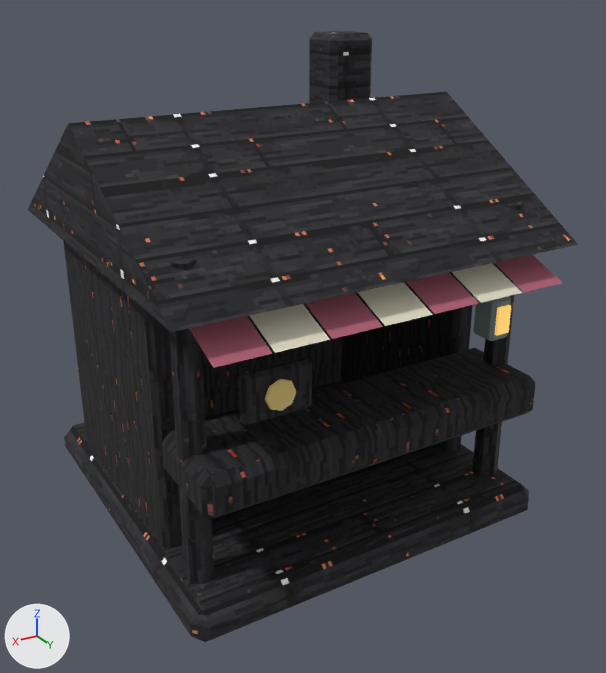
What one commit did to the glTF model ArenaTaticaUnity/Assets/ArenaTatica/Resources/Models/Mapa/vulcao/loja_mascate.glb.
Rendered twice from a 50 mm lens placed at (1.91, 3.38, 2.52), pointed at (-0.02, 0.16, 0.91). The lights are fixed; the arrows at lower left show +X, +Y and +Z. The picture after the commit comes second.

Objects in the first picture: 'vulcao_loja_mascate'.
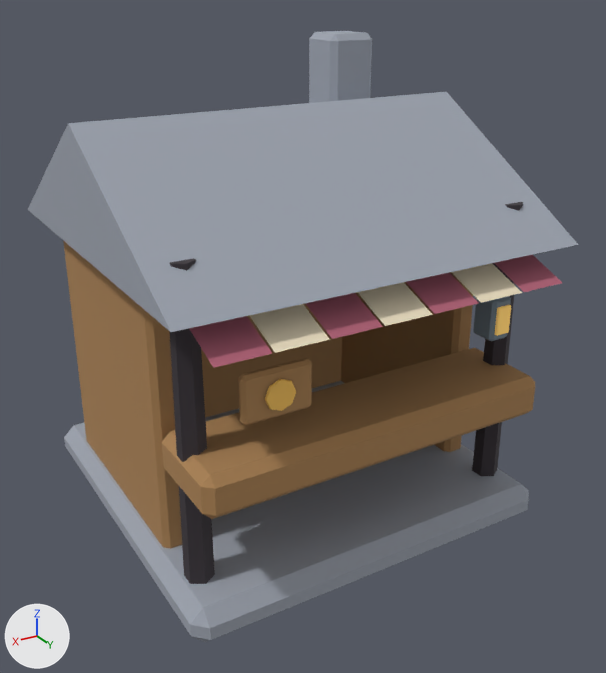
Location of each change, [x1, y1, x2, y2] in pixels of the pictures (606 x 673 px):
'vulcao_loja_mascate', surface changed (lighter): [28, 31, 578, 642] in both

Patch to the scene script:
```diff
--- a/ArenaTaticaUnity/Assets/ArenaTatica/Resources/Models/Mapa/vulcao/loja_mascate.glb.py
+++ b/ArenaTaticaUnity/Assets/ArenaTatica/Resources/Models/Mapa/vulcao/loja_mascate.glb.py
@@ mat_vulcao_pedra @@
 n0 = _N.new('ShaderNodeBsdfPrincipled'); n0.name = 'Principled BSDF'
-n0.inputs[2].default_value = 0.9  # 'Roughness'
+n0.inputs[2].default_value = 0.88  # 'Roughness'
 n1 = _N.new('ShaderNodeOutputMaterial'); n1.name = 'Material Output'
@@ mat_vulcao_pedra @@
 n2 = _N.new('ShaderNodeMix'); n2.name = 'Mix'
 n2.inputs[0].default_value = 1.0  # 'Factor'
+n2.inputs[7].default_value = (0.34, 0.37, 0.43, 1.0)  # 'B', grey #9ea4af
 n3 = _N.new('ShaderNodeVertexColor'); n3.name = 'Color Attribute'
-n4 = _N.new('ShaderNodeTexImage'); n4.name = 'Image Texture'
-n4.image = img_vulcao_pedra
-n4.interpolation = 'Closest'
 _L.new(n0.outputs[0], n1.inputs[0])  # 'BSDF' to 'Surface'
 _L.new(n2.outputs[2], n0.inputs[0])  # 'Result' to 'Base Color'
-_L.new(n3.outputs[0], n2.inputs[7])  # 'Color' to 'B'
-_L.new(n4.outputs[0], n2.inputs[6])  # 'Color' to 'A'
+_L.new(n3.outputs[0], n2.inputs[6])  # 'Color' to 'A'
@@ mat_vulcao_madeira @@
 n0 = _N.new('ShaderNodeBsdfPrincipled'); n0.name = 'Principled BSDF'
-n0.inputs[2].default_value = 0.9  # 'Roughness'
+n0.inputs[2].default_value = 0.88  # 'Roughness'
 n1 = _N.new('ShaderNodeOutputMaterial'); n1.name = 'Material Output'
@@ mat_vulcao_madeira @@
 n2 = _N.new('ShaderNodeMix'); n2.name = 'Mix'
 n2.inputs[0].default_value = 1.0  # 'Factor'
+n2.inputs[7].default_value = (0.42, 0.23, 0.09, 1.0)  # 'B', brown #ad8455
 n3 = _N.new('ShaderNodeVertexColor'); n3.name = 'Color Attribute'
-n4 = _N.new('ShaderNodeTexImage'); n4.name = 'Image Texture'
-n4.image = img_vulcao_madeira
-n4.interpolation = 'Closest'
 _L.new(n0.outputs[0], n1.inputs[0])  # 'BSDF' to 'Surface'
 _L.new(n2.outputs[2], n0.inputs[0])  # 'Result' to 'Base Color'
-_L.new(n3.outputs[0], n2.inputs[7])  # 'Color' to 'B'
-_L.new(n4.outputs[0], n2.inputs[6])  # 'Color' to 'A'
+_L.new(n3.outputs[0], n2.inputs[6])  # 'Color' to 'A'
```
